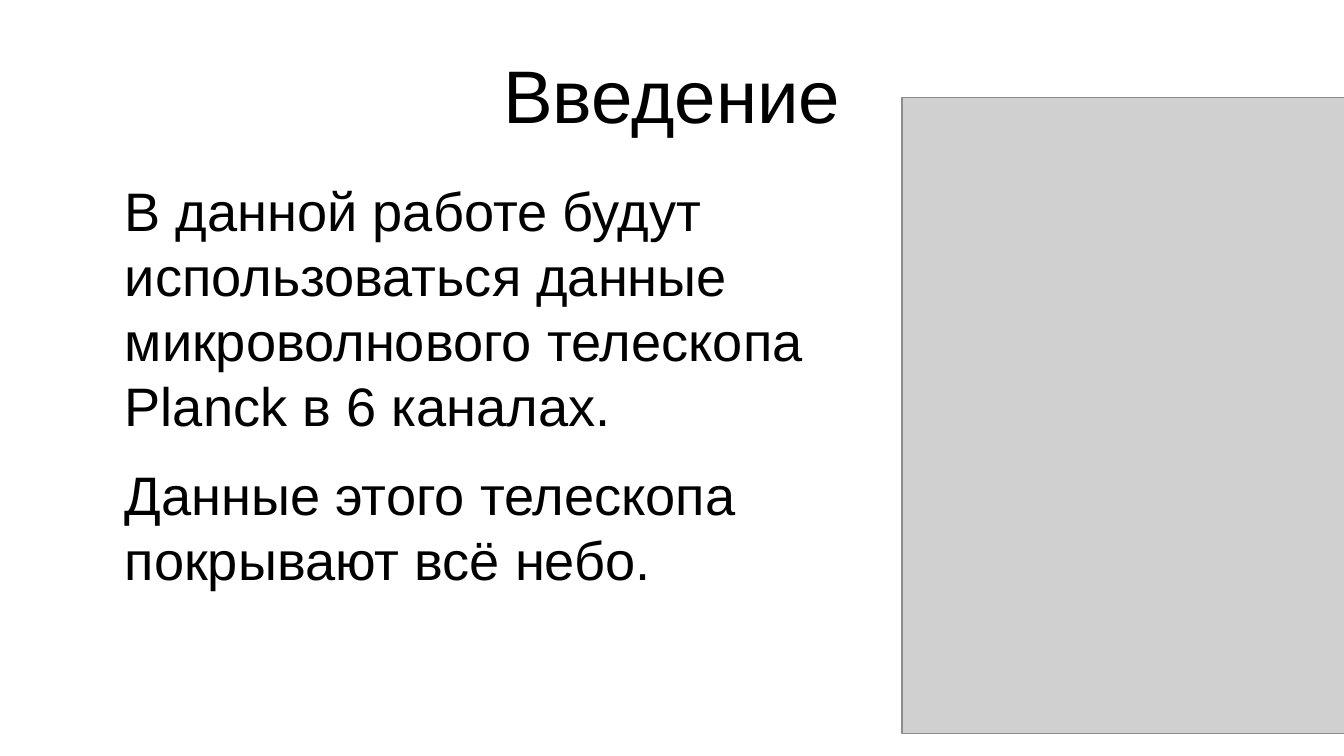
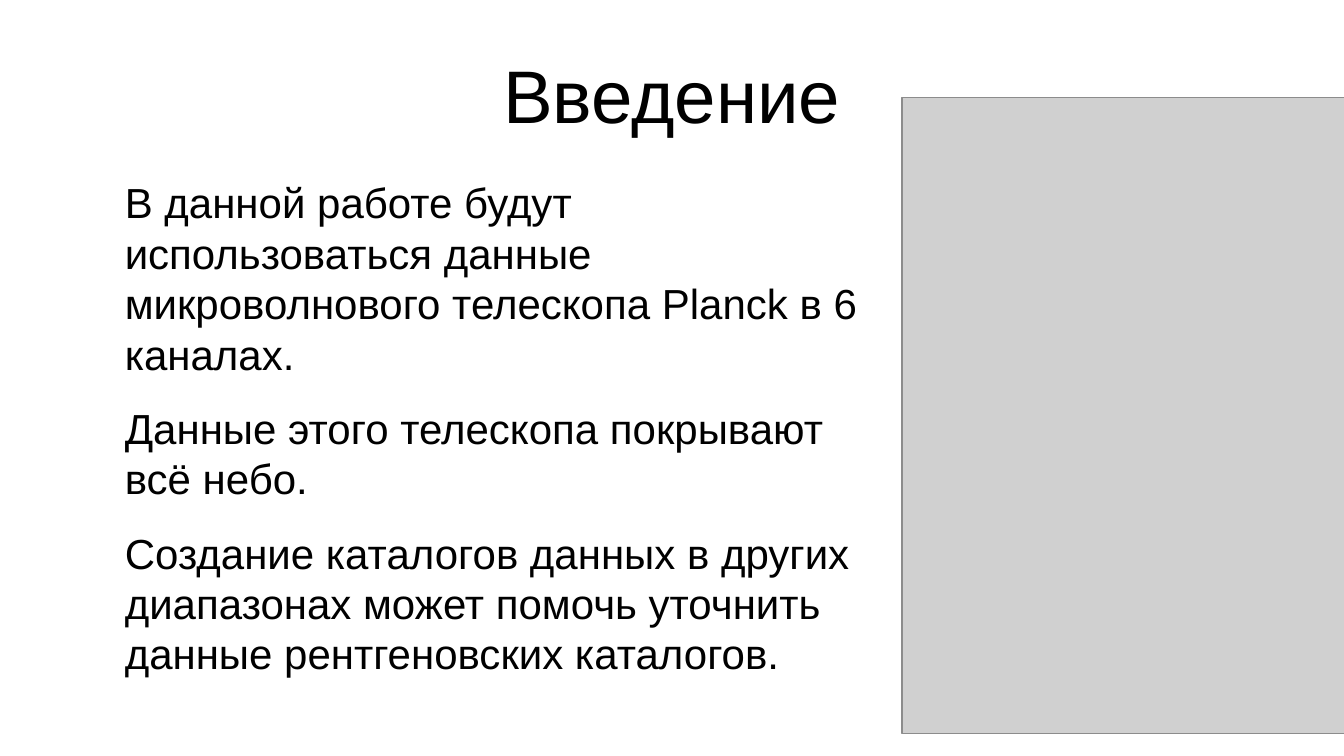
Before and after one commit to rt2122/data-segmentation-2, a slide deck: slide 3 of text/sem.odp. Drawn at 1344x756 pixels with LibreOffice and Linux fonts; fonts in the diff are those of the drawing; grey boxes stand for pictures. Boxes give left, top, right and bottom in pixels: in the first picture for what was removed or moved away, otherwise in the second. Text is boxed around its words. In the diff, an @@ line names an element or a change of style, - is before the commit and + after.

```diff
--- a/text/sem.odp
+++ b/text/sem.odp
@@ text at (125,186,857,495): size 32 to 24.8 pt in "В данной работе будут использоваться данные микроволнового ...", "Данные этого телескопа покрывают всё небо." @@
@@ text at (125,539,849,628): paragraph added @@
+Создание каталогов данных в других диапазонах может помочь уточнить данные рентгеновских каталогов.
```
Also in this commit, not shown: 6 other slides changed, 10 slides added, 8 other files.
